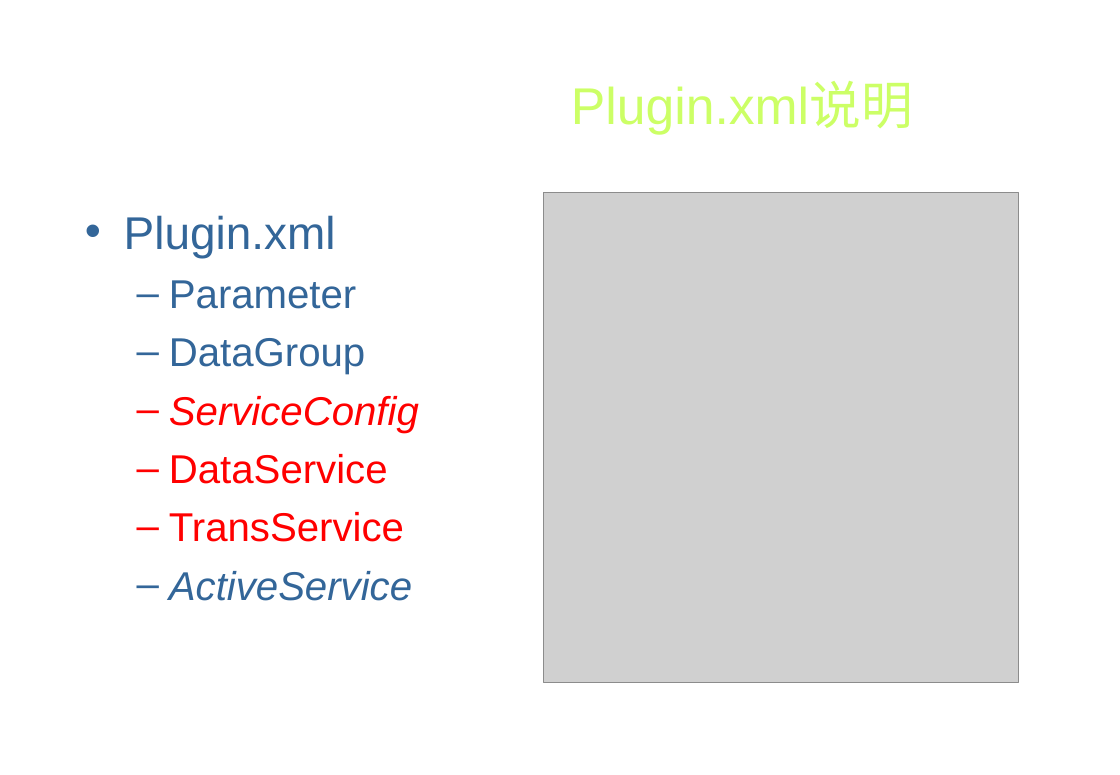
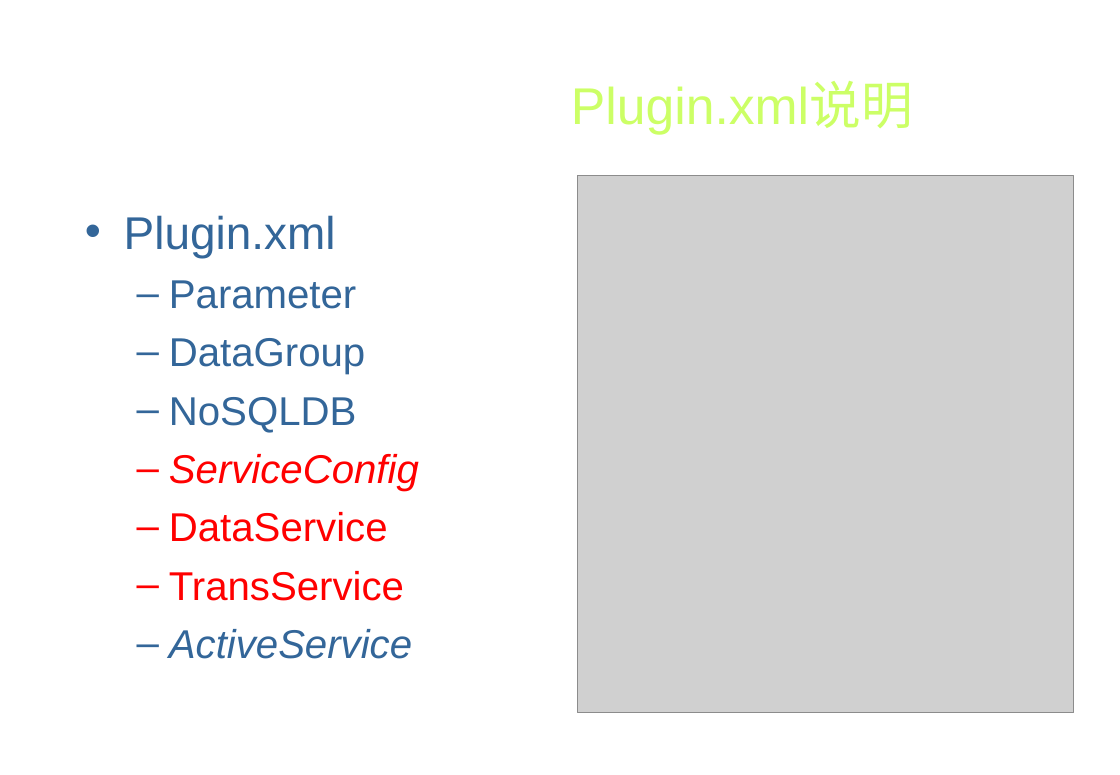
Before and after one commit to xiaowenzigege/CDO, a slide deck: slide 7 of CDODesign/Design/architecture/CDO服务插件开发.ppt (slide 6 before the commit). Drawn at 1120x775 pixels with LibreOffice and Linux fonts; fonts in the diff are those of the drawing; grey boxes stand for pictures; background and template pictures are left out. Boxes give left, top, right and bottom in pixels: in the first picture for what was removed or moved away, otherwise in the second. Text is boxed around its words. In the diff, an @@ line names an element or a change of style, - is before the commit and + after.

```diff
--- a/CDODesign/Design/architecture/CDO服务插件开发.ppt
+++ b/CDODesign/Design/architecture/CDO服务插件开发.ppt
@@ picture: place and size @@
-picture at bbox=[543, 192, 1018, 683]
+picture at bbox=[578, 176, 1074, 713]
@@ text at bbox=[169, 397, 356, 433]: paragraph added @@
+  – NoSQLDB
```
Also in this commit, not shown: 10 other slides changed, 9 slides added, 6 slides removed, 1 other file.
